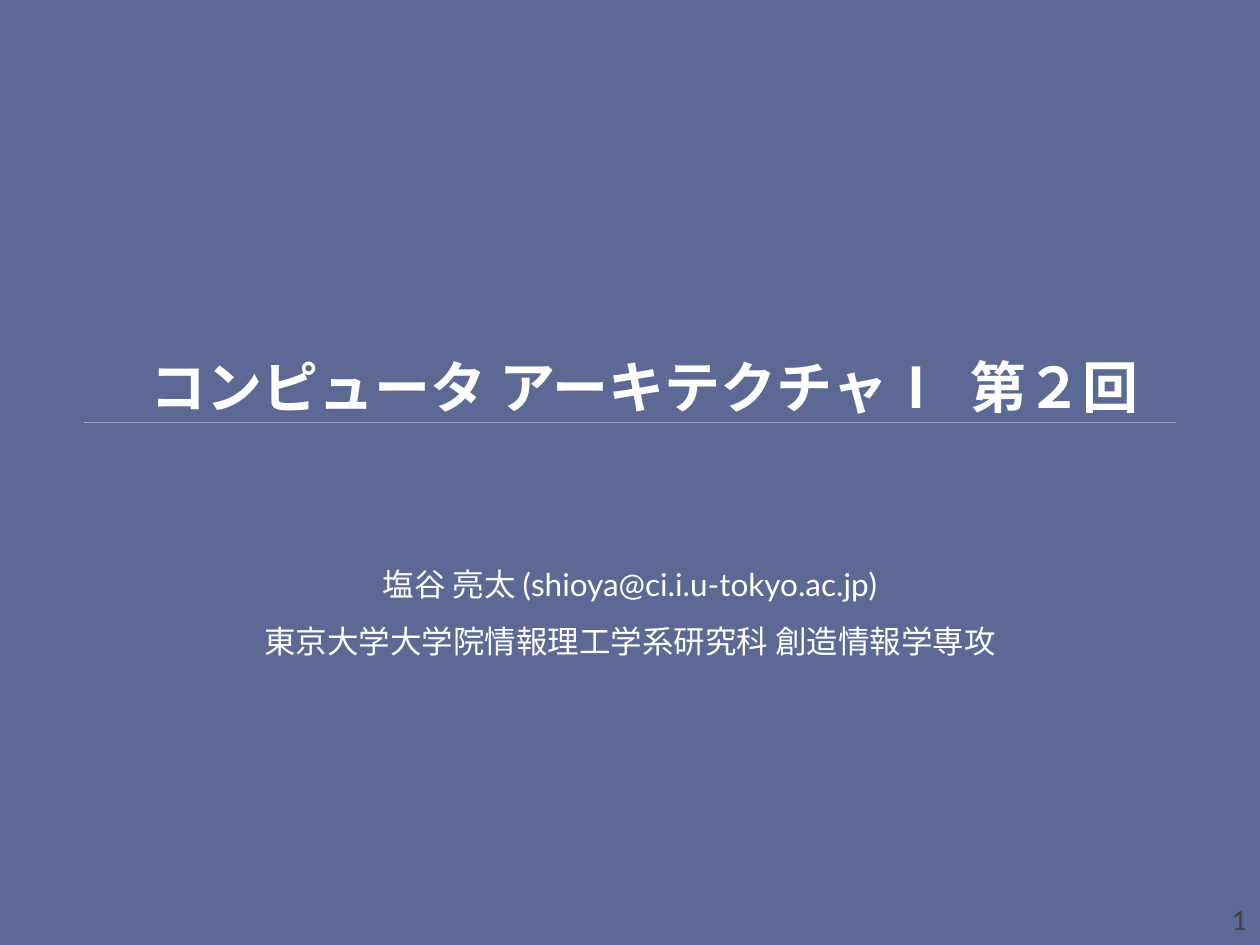
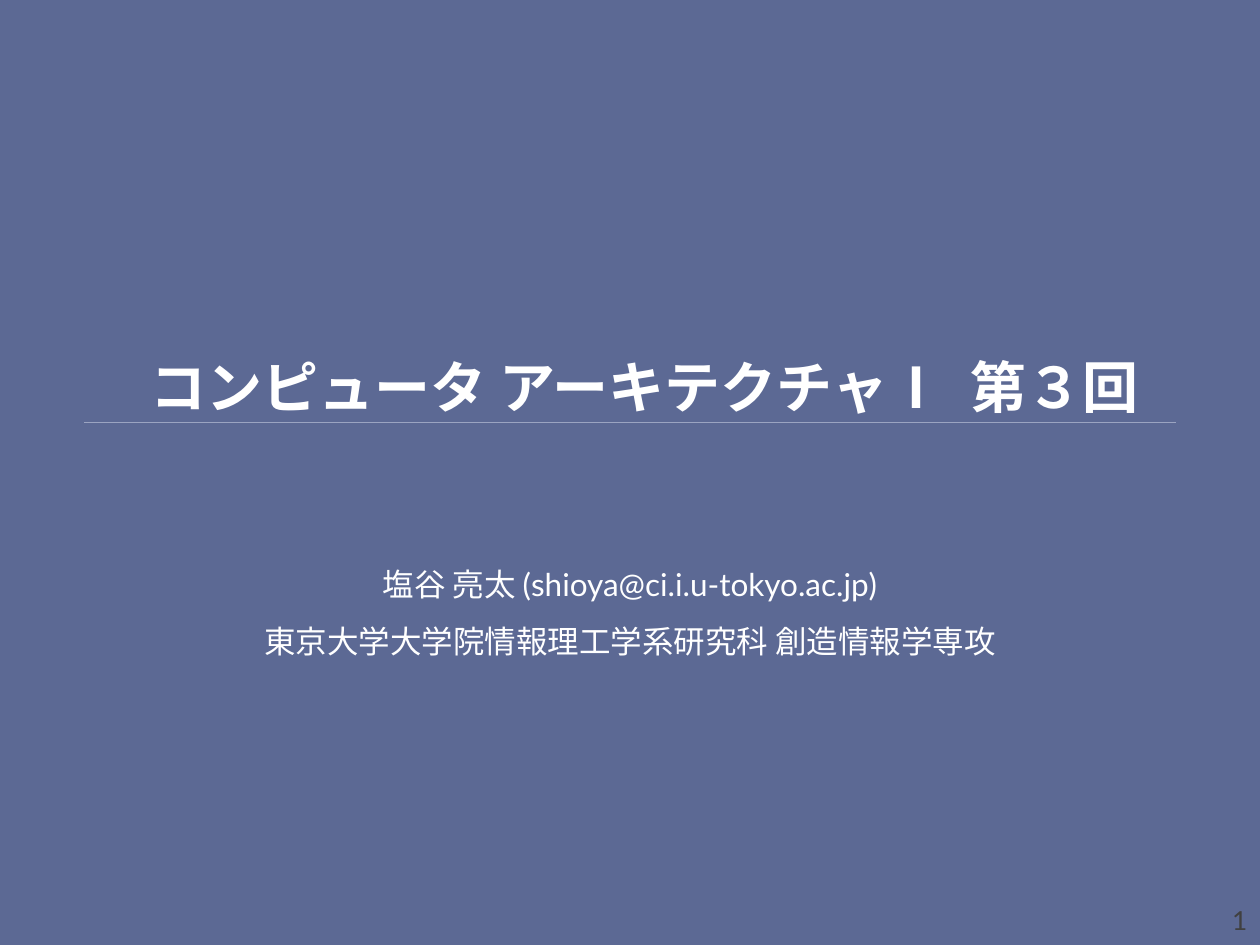
Before and after one commit to shioyadan/otya-computer-architecture-i, a slide deck: slide 1 of cai-shioya-03.pptx. Drawn at 1260x945 pixels with LibreOffice and Linux fonts; fonts in the diff are those of the drawing. Boxes give left, top, right and bottom in pixels: in the first picture for what was removed or moved away, otherwise in the second. Text is boxed around its words. In the diff, an @@ line names an element or a change of style, - is before the commit and + after.

```diff
--- a/cai-shioya-03.pptx
+++ b/cai-shioya-03.pptx
@@ text at bbox=[151, 360, 1138, 414]: text changed @@
-コンピュータ アーキテクチャⅠ 第２回
+コンピュータ アーキテクチャⅠ 第３回
```
Also in this commit, not shown: 2 other slides changed, 26 slides removed, 4 other files.
